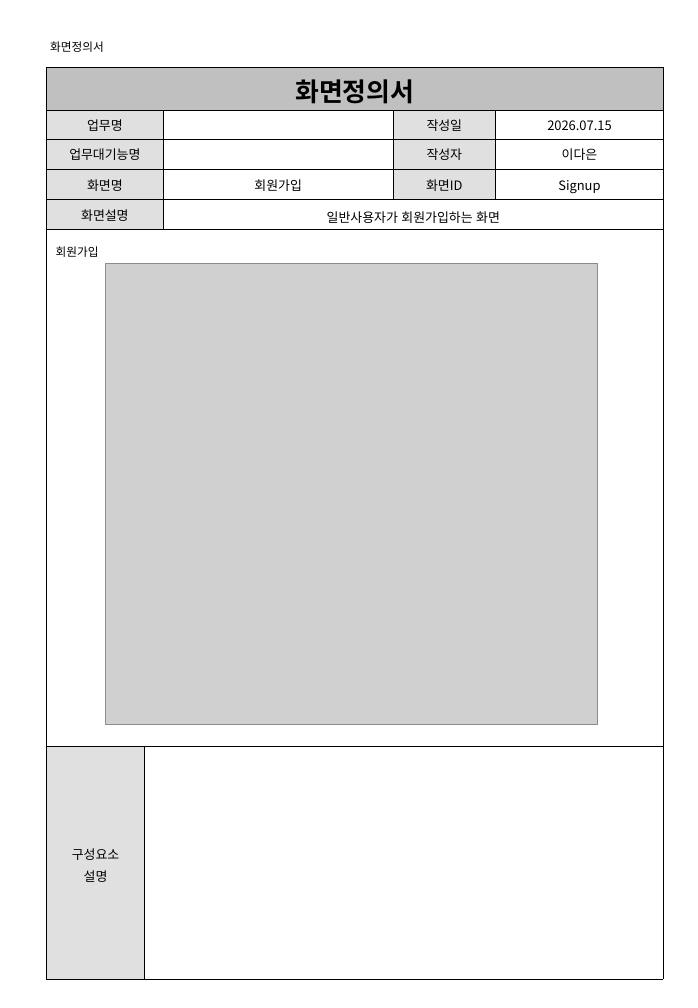
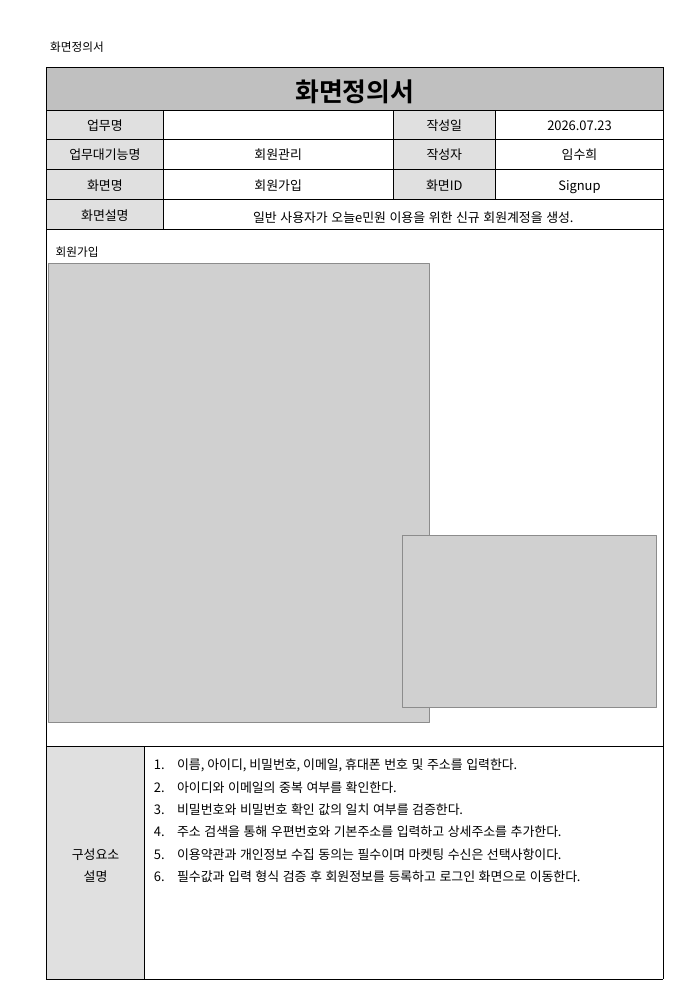
Before and after one commit to shintra0070-commits/PROJECT, a slide deck: slide 2 of 민원 업무 자동화 플랫폼/PROJECT/산출물/03_화면정의서.ppt (slide 4 before the commit). Drawn at 698x1008 pixels with LibreOffice and Linux fonts; fonts in the diff are those of the drawing; grey boxes stand for pictures. Boxes give left, top, right and bottom in pixels: in the first picture for what was removed or moved away, otherwise in the second. Text is boxed around its words. In the diff, an @@ line names an element or a change of style, - is before the commit and + after.

Commit message:
민원 업무 자동화 플랫폼

```diff
--- a/민원 업무 자동화 플랫폼/PROJECT/산출물/03_화면정의서.ppt
+++ b/민원 업무 자동화 플랫폼/PROJECT/산출물/03_화면정의서.ppt
@@ table at bbox=[47, 67, 664, 979] @@
-row 2, column 5: 2026.07.15
+row 2, column 5: 2026.07.23
-row 3, column 3: 
+row 3, column 3: 회원관리
-row 3, column 5: 이다은
+row 3, column 5: 임수희
-row 5, column 3: 일반사용자가 회원가입하는 화면
+row 5, column 3: 일반 사용자가 오늘e민원 이용을 위한 신규 회원계정을 생성.
-row 7, column 2: 
+row 7, column 2: 이름, 아이디, 비밀번호, 이메일, 휴대폰 번호 및 주소를 입력한다. / 아이디와 이메일의 중복 여부를 확인한다. / 비밀번호와 비밀번호 확인 값의 일치 여부를 검증한다. / 주소 검색을 통해 우편번호와 기본주소를 입력하고 상세주소를 추가한다. / 이용약관과 개인정보 수집 동의는 필수이며 마켓팅 수신은 선택사항이다. / 필수값과 입력 형식 검증 후 회원정보를 등록하고 로그인 화면으로 이동한다.
@@ picture: place and size @@
-picture at bbox=[105, 263, 597, 724]
+picture at bbox=[48, 263, 430, 722]
@@ picture added at bbox=[402, 535, 656, 707] @@
```
Also in this commit, not shown: 17 other slides changed, 2 slides added, 7 slides removed.
